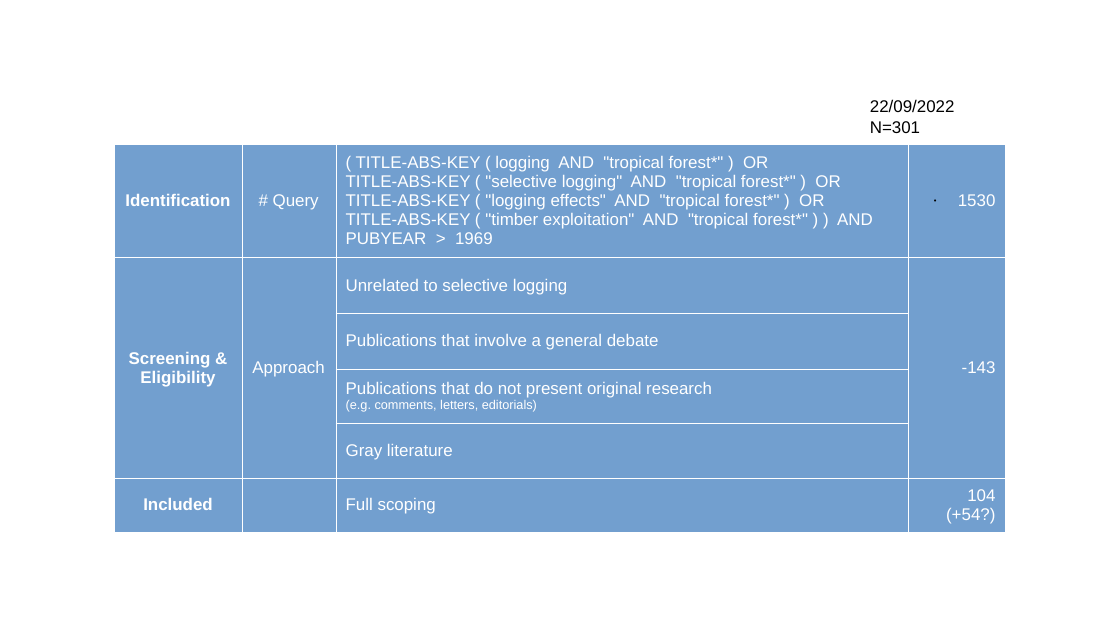
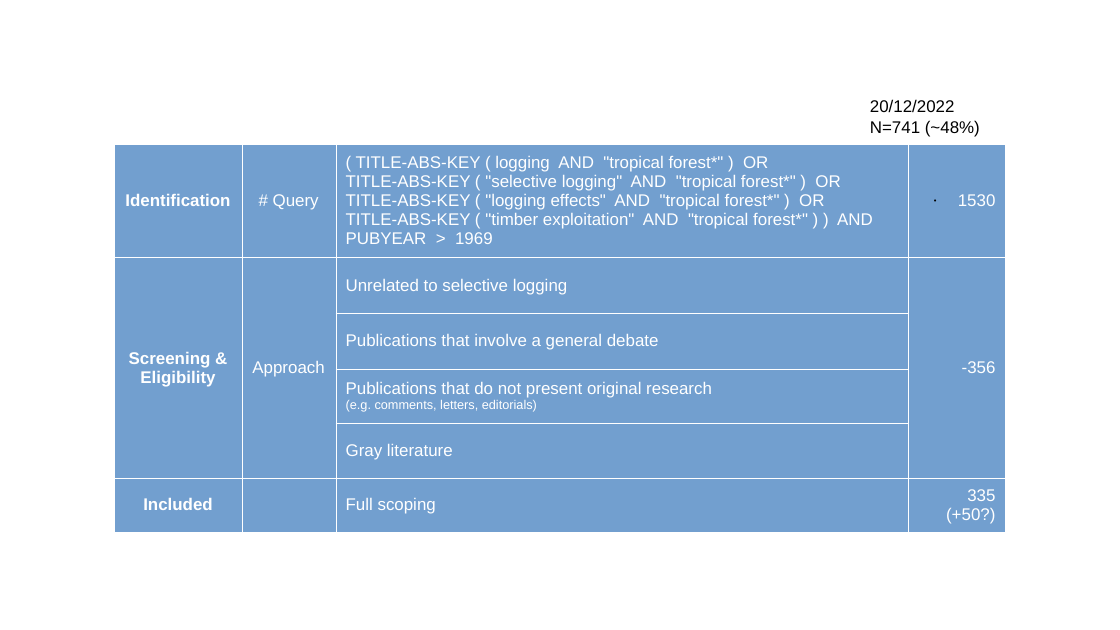
Before and after one commit to miralaba/logging_scientiometrics, a slide deck: slide 3 of results/cienciometria.pptx. Drawn at 1120x630 pixels with LibreOffice and Linux fonts; fonts in the diff are those of the drawing. Boxes give left, top, right and bottom in pixels: in the first picture for what was removed or moved away, otherwise in the second. Text is boxed around its words. In the diff, an @@ line names an element or a change of style, - is before the commit and + after.

```diff
--- a/results/cienciometria.pptx
+++ b/results/cienciometria.pptx
@@ text at (870, 99, 980, 137): text changed @@
-22/09/2022
-N=301
+20/12/2022
+N=741 (~48%)
@@ table at (115, 144, 1006, 533) @@
-row 2, column 4: -143
+row 2, column 4: -356
-row 6, column 4: 104 (+54?)
+row 6, column 4: 335 (+50?)
```
Also in this commit, not shown: 4 slides added, 6 slides removed, 6 other files.
